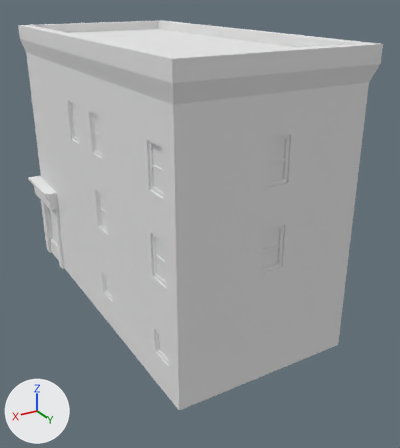
An edit to the Blender file Blender Harmjan/gebouw/gebouw des tutorial.blend, drawn before and after from the same camera.
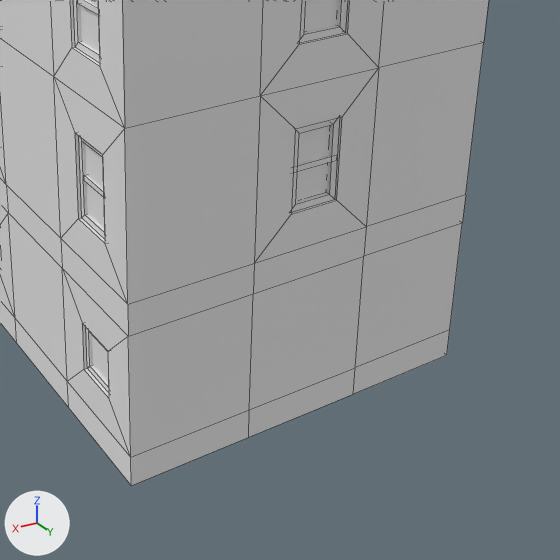
Each version appears first whole from a 50 mm lens placed at (8.77, 16.76, 10.89), pointed at (-0.37, 1.52, 3.27), and next in a close-up on the part from 28% to 99% of the width and 37% to 100% of the height. Arrows for +X, +Y and +Z are at lower left; the lights stay in place. The close-ups show mesh edges as thin lines.
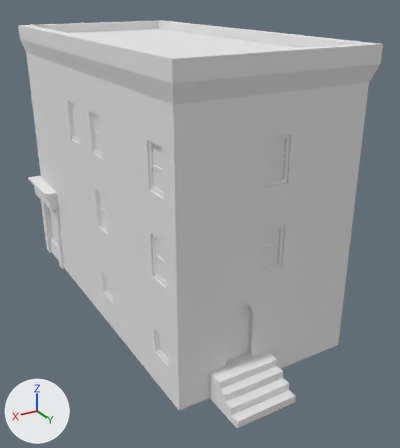
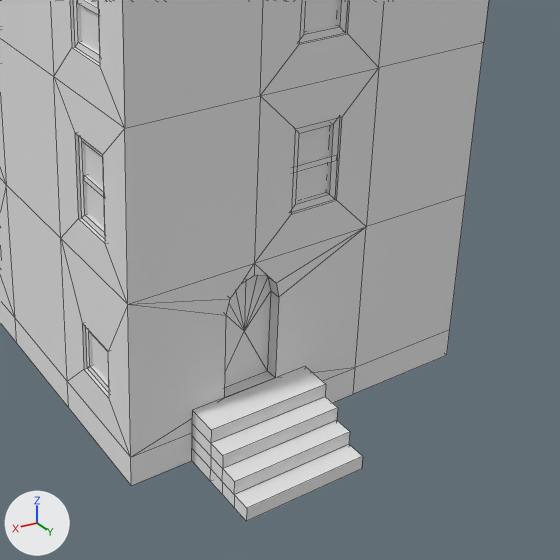
Where the change shows, as pixel boxes (x1, y1, x2, y2) in the close-ups (560 x 560 px; the box of a moved part takes in the faces that stretch with it):
'Cube', reshaped: before (0, 0, 489, 486); after (0, 0, 489, 521)
part 1 of me_cube, added: after (192, 367, 363, 521)
part 2 of me_cube, moved or reshaped: (0, 179, 466, 486) in both

Edits to the bpy script that builds the scene:
```text
Change me_cube:
    used by ob_cube; location = (0.0, 0.0, 0.0)
    remove me_cube.from_pydata(...)  # 992 vertices, 746 faces; spans x -3.47..3.47, y -6.27..6.21, z 0.0..9.5
    add me_cube.from_pydata(...)  # 1019 vertices, 775 faces; spans x -3.47..3.47, y -6.27..7.4, z 0.0..9.5
    me_cube part 1: a new loose piece of 38 vertices spanning x 0.0..2.0, y 6.0..7.4, z 0.0..0.9, in mat_material (white #e7e7e7)
    me_cube part 2
    18 vertices are removed from x -3.0..3.0, y -6.0..6.0, z 0.0..2.5
    48 faces are deleted
    6 vertices in x -0.5..0.5, y -5.5, z 0.0..2.0 move by (0.0, -0.2, 0.0)
    10 vertices are added at x 0.55..1.45, y 5.8, z 0.9..2.8
    9 new vertices lie (0.0, 0.2, 0.0) away from vertices in x 0.55..1.45, y 5.8, z 0.9..2.8
    56 new faces join them
```
